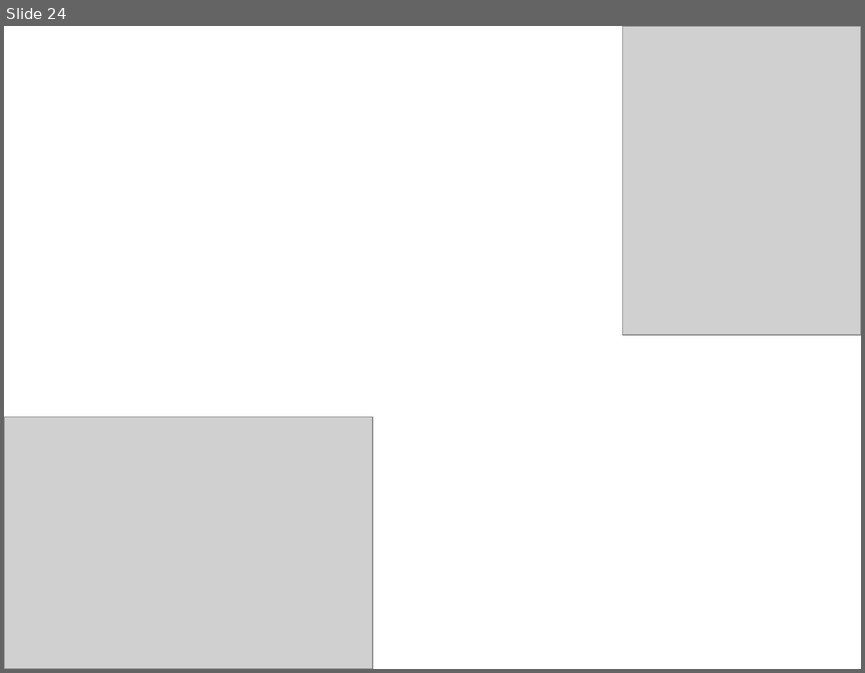
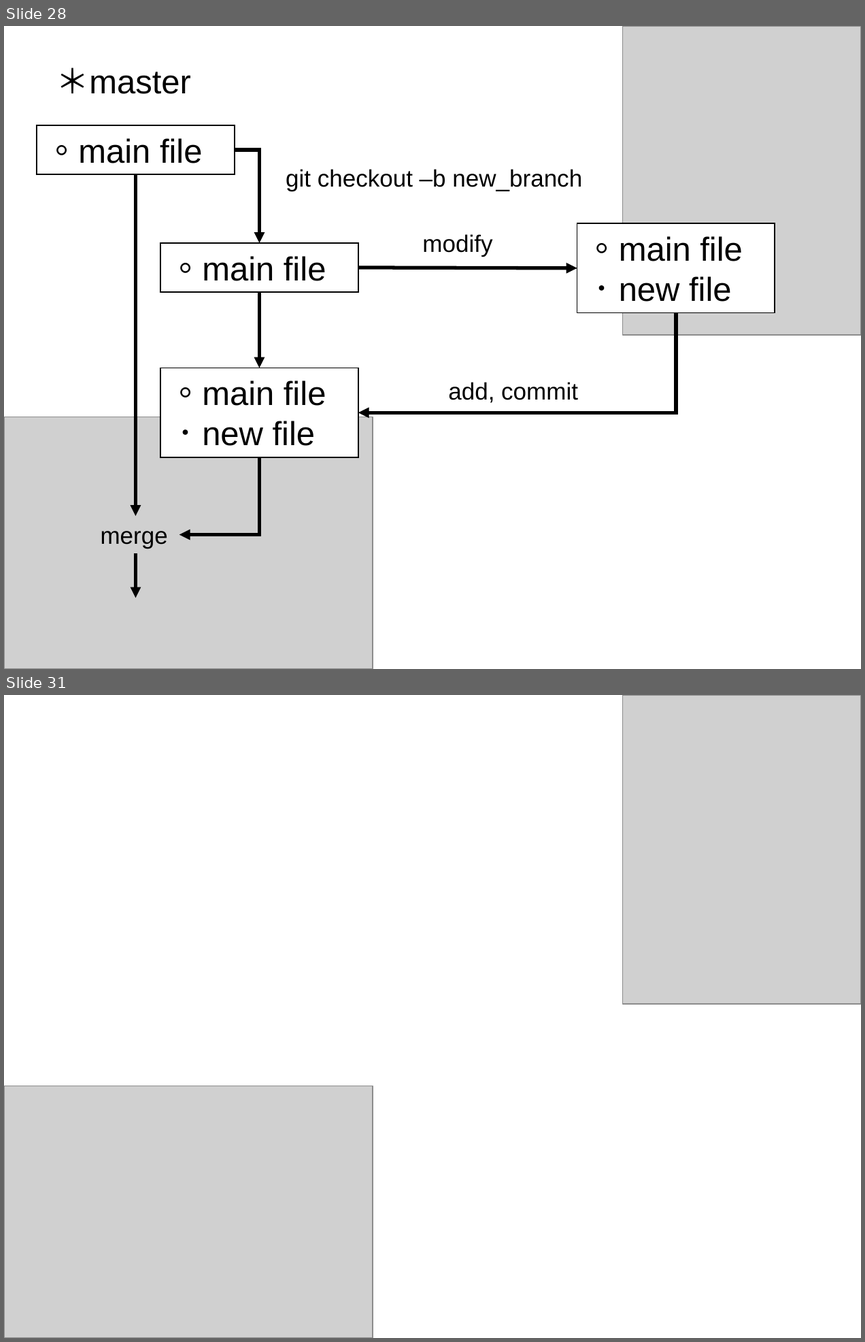
Before and after one commit to NCKU-BDA-2020/TA_Git_GitHub, a slide deck: TA_Class_III.pptx. Shown one above the other, each under a label of ours: slide 24 before the commit, slides 28 and 31 after it; the slides between them are not shown. The pictures are 865x673 and 865x1342 pixels, drawn with LibreOffice and Linux fonts; fonts in the diff are those of the drawing; grey boxes stand for pictures. Boxes give left, top, right and bottom in pixels: in the first picture for what was removed or moved away, otherwise in the second. Text is boxed around its words. In the diff, an @@ line names an element or a change of style, - is before the commit and + after.

```diff
--- a/TA_Class_III.pptx
+++ b/TA_Class_III.pptx
@@ slide 28 added at box(4, 26, 861, 669), background #FFFFFF @@
@@ picture added at box(623, 26, 861, 335) @@
@@ text added at box(56, 67, 192, 94), 28 pt, text #000000 @@
+＊master
@@ rectangle added at box(37, 125, 235, 174), fill #FFFFFF, outline #000000 1 pt, 28 pt, text #000000 @@
+。main file
@@ elbow arrow added from (235, 149) to (259, 243), #000000 3 pt @@
@@ arrow added from (136, 174) to (136, 515), #000000 3 pt @@
@@ text added at box(286, 169, 582, 191), 20 pt, text #000000 @@
+git checkout –b new_branch
@@ rectangle added at box(577, 223, 775, 312), fill #FFFFFF, outline #000000 1 pt, 28 pt, text #000000 @@
+。main file
+．new file
@@ rectangle added at box(161, 243, 359, 292), fill #FFFFFF, outline #000000 1 pt, 28 pt, text #000000 @@
+。main file
@@ text added at box(422, 234, 492, 257), 20 pt, text #000000 @@
+modify
@@ arrow added from (358, 267) to (577, 267), #000000 3 pt @@
@@ arrow added from (259, 292) to (259, 368), #000000 3 pt @@
@@ elbow arrow added from (676, 313) to (358, 412), #000000 3 pt @@
@@ rectangle added at box(161, 368, 359, 457), fill #FFFFFF, outline #000000 1 pt, 28 pt, text #000000 @@
+。main file
+．new file
@@ text added at box(448, 382, 578, 403), 20 pt, text #000000 @@
+add, commit
@@ picture added at box(4, 417, 373, 669) @@
@@ elbow arrow added from (259, 457) to (179, 534), #000000 3 pt @@
@@ text added at box(101, 531, 168, 548), 20 pt, text #000000 @@
+merge
@@ arrow added from (136, 553) to (136, 597), #000000 3 pt @@
@@ what was slide 24 is now slide 31 @@
```
Also in this commit, not shown: 11 slides changed, 14 other slides added.
